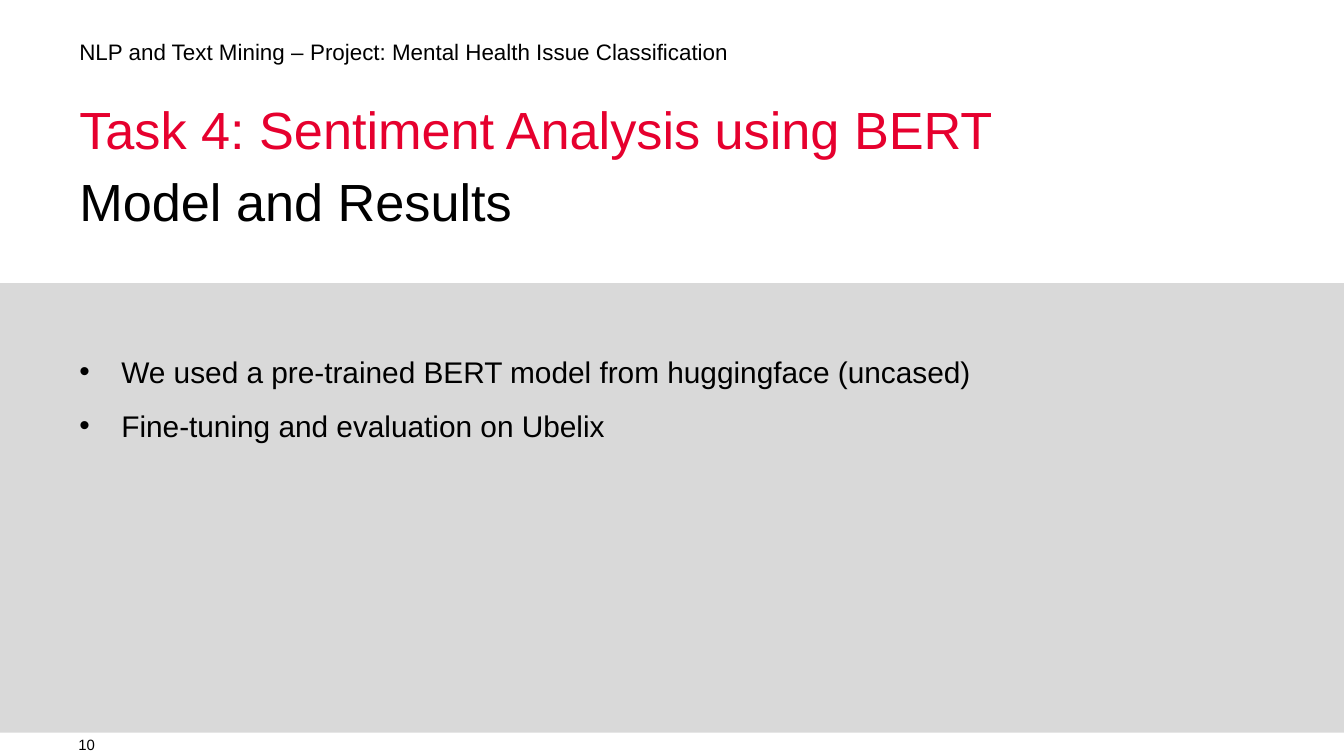
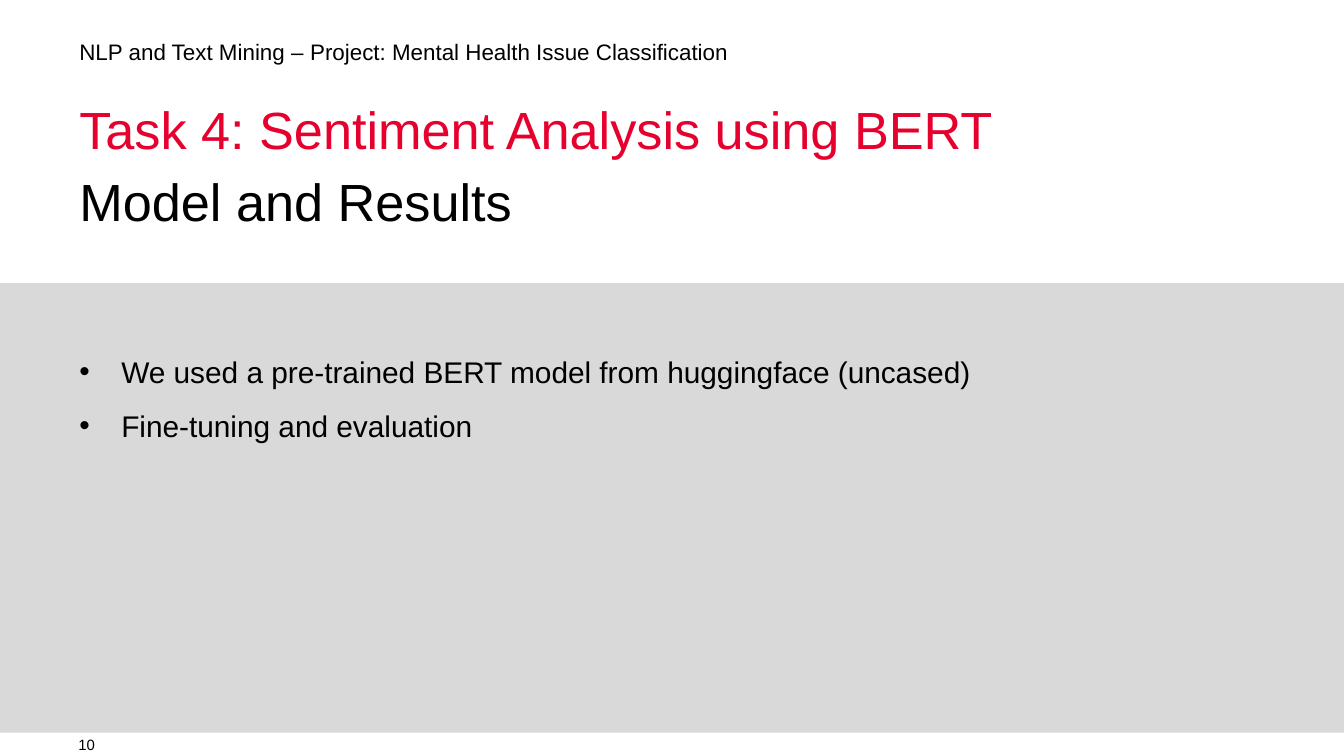
Before and after one commit to homolan13/twitter_mental_health, a slide deck: slide 10 of Presentation.pptx. Drawn at 1344x756 pixels with LibreOffice and Linux fonts; fonts in the diff are those of the drawing; background and template pictures are left out. Boxes give left, top, right and bottom in pixels: in the first picture for what was removed or moved away, otherwise in the second. Text is boxed around its words. In the diff, an @@ line names an element or a change of style, - is before the commit and + after.

```diff
--- a/Presentation.pptx
+++ b/Presentation.pptx
@@ text at [121, 415, 472, 442]: text changed @@
-• Fine-tuning and evaluation on Ubelix
+• Fine-tuning and evaluation
```
Also in this commit, not shown: 3 other slides changed.
